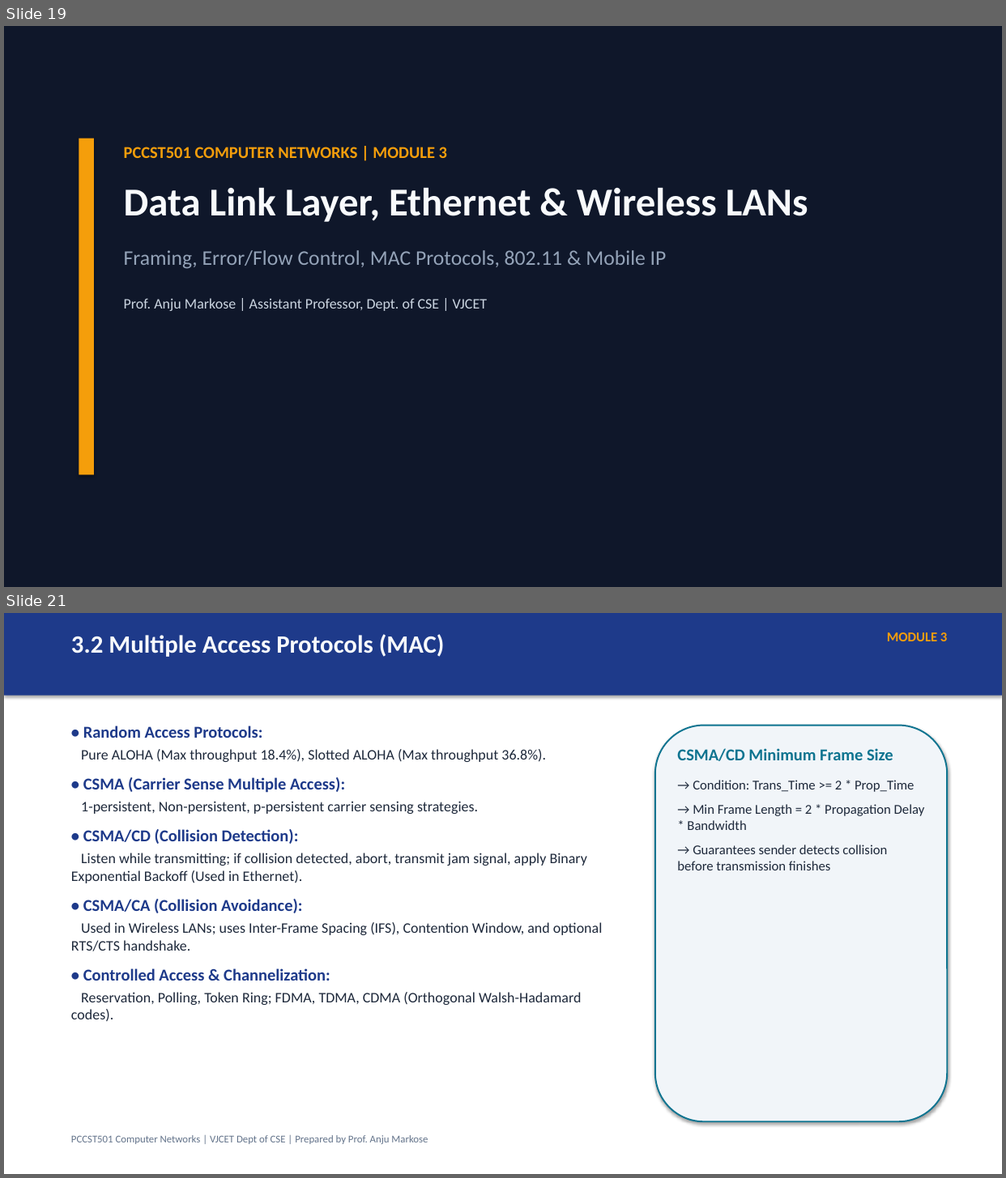
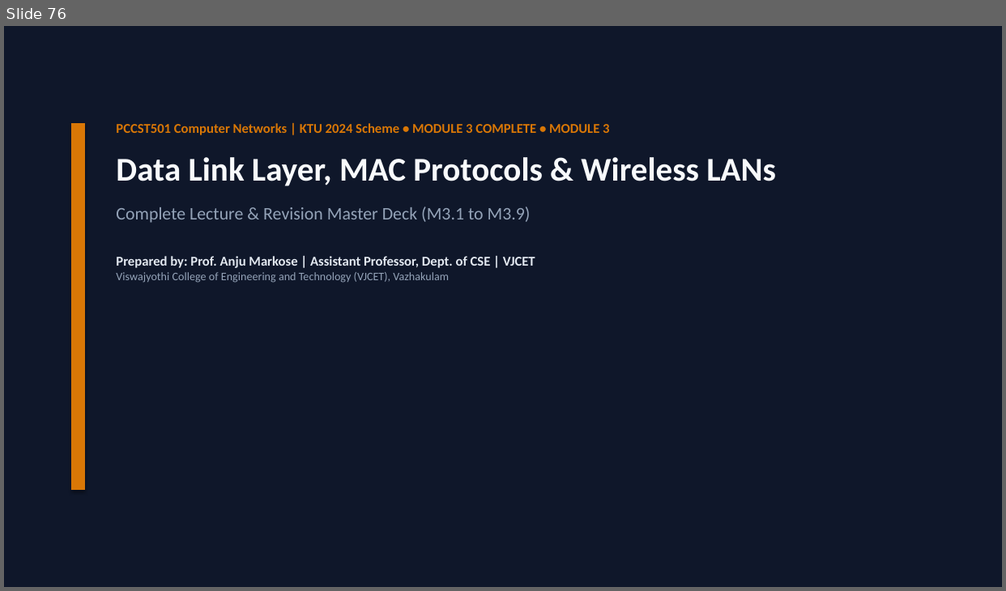
Before and after one commit to CSDVJCET/PCCST501-CN-2024, a slide deck: assets/ppts/PCCST501_Complete_Course_Deck.pptx. Shown one above the other, each under a label of ours: slides 19 and 21 before the commit, slide 76 after it; the slides between them are not shown. The pictures are 1006x1178 and 1006x591 pixels, drawn with LibreOffice and Linux fonts; fonts in the diff are those of the drawing. Boxes give left, top, right and bottom in pixels: in the first picture for what was removed or moved away, otherwise in the second. Text is boxed around its words. In the diff, an @@ line names an element or a change of style, - is before the commit and + after.

```diff
--- a/assets/ppts/PCCST501_Complete_Course_Deck.pptx
+++ b/assets/ppts/PCCST501_Complete_Course_Deck.pptx
@@ slide 21 removed at <box>4,613,1002,1174</box>, background #FFFFFF @@
@@ rectangle removed at <box>4,613,1002,696</box> @@
@@ text removed at <box>71,634,445,657</box> @@
-3.2 Multiple Access Protocols (MAC)
@@ text removed at <box>887,632,947,641</box> @@
-MODULE 3
@@ text removed at <box>71,726,603,1021</box> @@
-• Random Access Protocols:
-Pure ALOHA (Max throughput 18.4%), Slotted ALOHA (Max throughput 36.8%).
-• CSMA (Carrier Sense Multiple Access):
-1-persistent, Non-persistent, p-persistent carrier sensing strategies.
-• CSMA/CD (Collision Detection):
-Listen while transmitting; if collision detected, abort, transmit jam signal, apply Binary Exponential Backoff (Used in Ethernet).
-• CSMA/CA (Collision Avoidance):
-Used in Wireless LANs; uses Inter-Frame Spacing (IFS), Contention Window, and optional RTS/CTS handshake.
-• Controlled Access & Channelization:
-Reservation, Polling, Token Ring; FDMA, TDMA, CDMA (Orthogonal Walsh-Hadamard codes).
@@ rounded rectangle removed at <box>655,726,948,1122</box> @@
@@ text removed at <box>677,748,925,871</box> @@
-CSMA/CD Minimum Frame Size
-→ Condition: Trans_Time >= 2 * Prop_Time
-→ Min Frame Length = 2 * Propagation Delay * Bandwidth
-→ Guarantees sender detects collision before transmission finishes
@@ text removed at <box>71,1135,428,1144</box> @@
-PCCST501 Computer Networks | VJCET Dept of CSE | Prepared by Prof. Anju Markose
@@ what was slide 19 is now slide 76 @@
@@ slide 76 changed as well @@
@@ rectangle: place and size @@
-rectangle at <box>79,139,94,476</box>
+rectangle at <box>71,123,85,490</box>
@@ rectangle at <box>71,123,85,490</box>: fill #F59E0B to #D97706 @@
@@ text at <box>116,123,776,283</box>: text changed; size 20 to 13 pt; bold on @@
-PCCST501 COMPUTER NETWORKS | MODULE 3
-Data Link Layer, Ethernet & Wireless LANs
-Framing, Error/Flow Control, MAC Protocols, 802.11 & Mobile IP
-Prof. Anju Markose | Assistant Professor, Dept. of CSE | VJCET
+PCCST501 Computer Networks | KTU 2024 Scheme • MODULE 3 COMPLETE • MODULE 3
+Data Link Layer, MAC Protocols & Wireless LANs
+Complete Lecture & Revision Master Deck (M3.1 to M3.9)
+Prepared by: Prof. Anju Markose | Assistant Professor, Dept. of CSE | VJCET
+Viswajyothi College of Engineering and Technology (VJCET), Vazhakulam
```
Also in this commit, not shown: 3 other slides changed, 123 slides added, 26 other slides removed, 54 other files.
